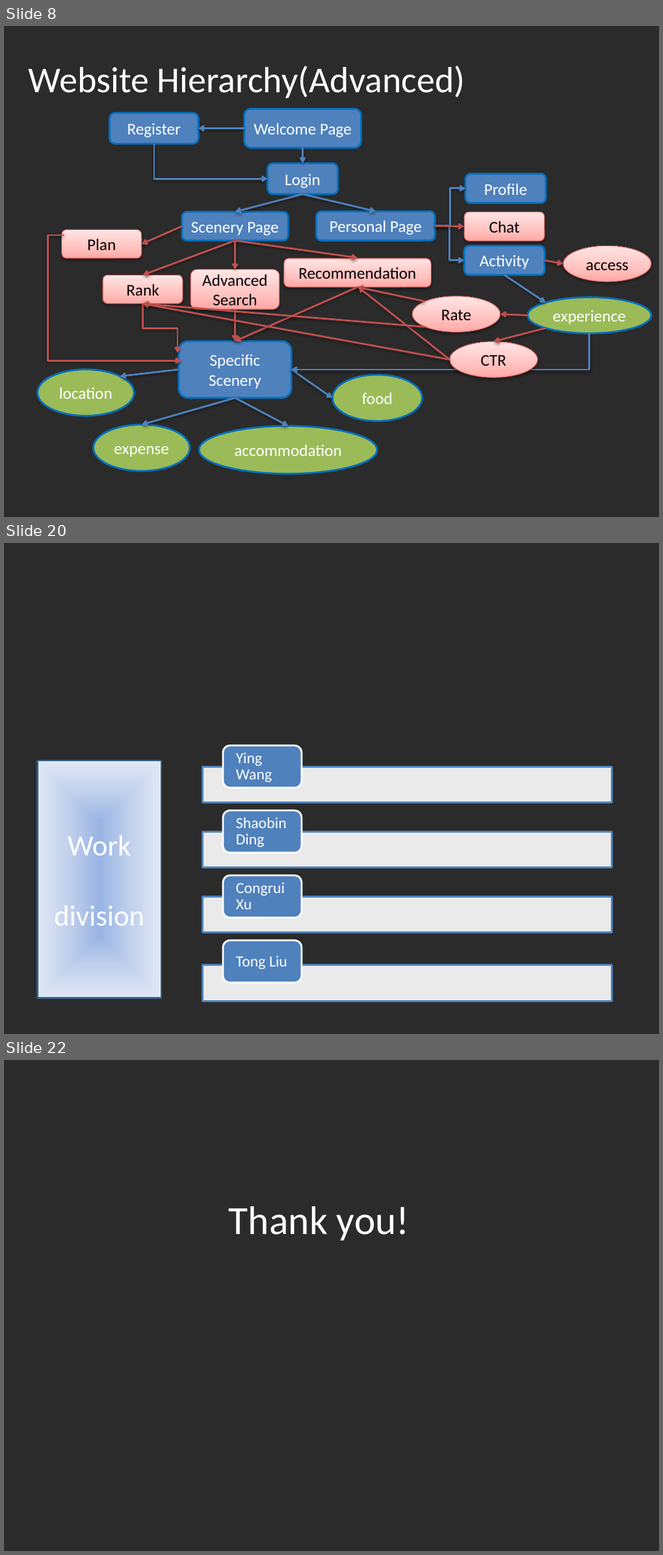
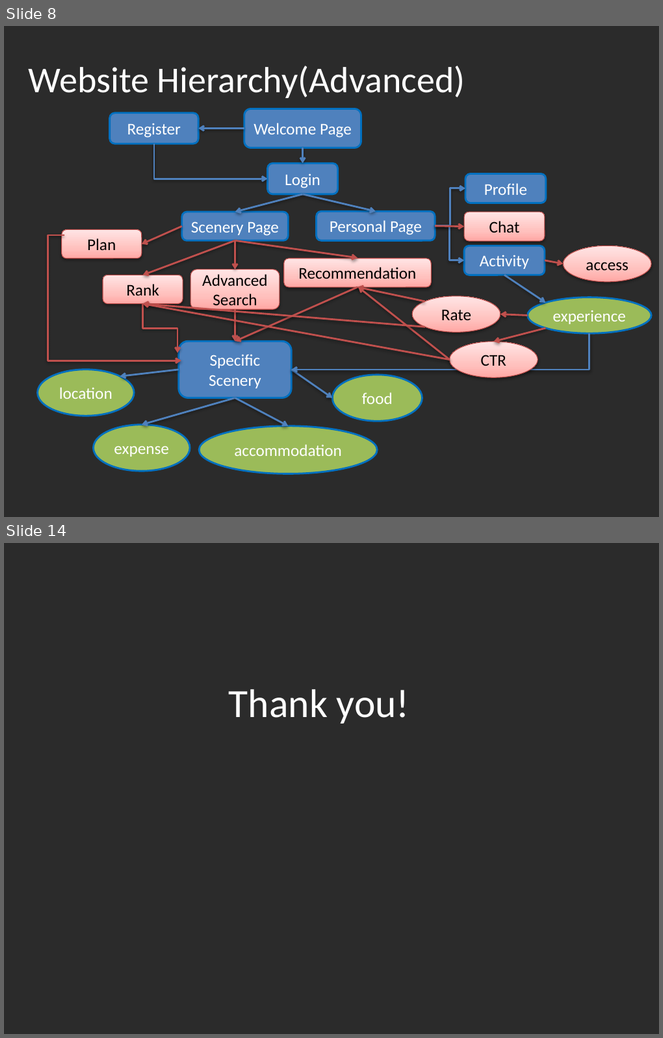
Before and after one commit to fighteriris/512_Final, a slide deck: 512副本.pptx. Shown one above the other, each under a label of ours: slides 8, 20 and 22 before the commit, slides 8 and 14 after it; the slides between them are not shown. The pictures are 663x1555 and 663x1038 pixels, drawn with LibreOffice and Linux fonts; fonts in the diff are those of the drawing; background and template pictures are left out; a plain dark background stands for a picture behind light text. Boxes give left, top, right and bottom in pixels: in the first picture for what was removed or moved away, otherwise in the second. Text is boxed around its words. In the diff, an @@ line names an element or a change of style, - is before the commit and + after.

```diff
--- a/512副本.pptx
+++ b/512副本.pptx
@@ slide 20 removed at <box>4,543,659,1034</box>, background picture (left out) @@
@@ rectangle removed at <box>37,761,161,998</box> @@
-Work
-division
@@ group removed at <box>202,745,612,1001</box>: 4 rectangles, 4 rounded rectangles, 4 texts @@
-Ying Wang
-Shaobin Ding
-Congrui Xu
-Tong Liu
@@ what was slide 22 is now slide 14 @@
```
Also in this commit, not shown: 1 slide changed, 4 slides added, 11 other slides removed.
